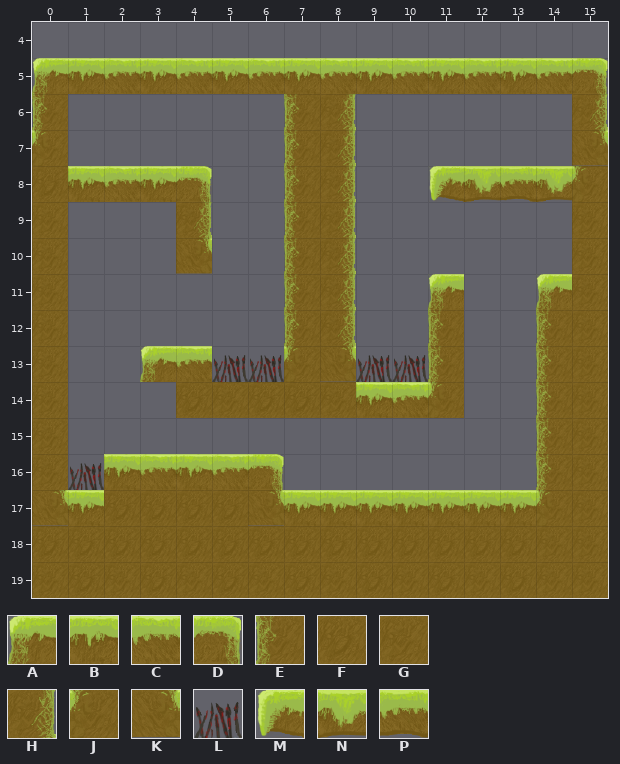
An edit to a level. Tiled map, android/assets/level4.tmx. The first picture shows the starting point.
Cells are 60x60 px. Shown: x 0..15, y 4..19. The old version is drawn lined up with the new one.
Key: from "TileSet": A 2, B 3, C 4, D 5, E 9, F 10, G 11, H 12, J 16, K 19, L 36, M 42, N 43, P 44.
_ is an empty cell.
Layer "Block" before, first column x 0:
 4 ________________
 5 ABCBCBCBCBCBCBCD
 6 E______EH______H
 7 J______EH______K
 8 FBCBD__EH__MNPNJ
 9 G___H__EH______G
10 G___K__EH______G
11 G______EH__A__AG
12 G______EH__E__EG
13 G__ACLLJKLLE__EG
14 G___FGFFGBCJ__EG
15 G_____________EG
16 GLBCBCD_______EG
17 KBFFFFKBBBBBBBJG
18 FFFFFFFFFFFFFFGG
19 GFGFGFGFGFGFGFGG
Now the later version:
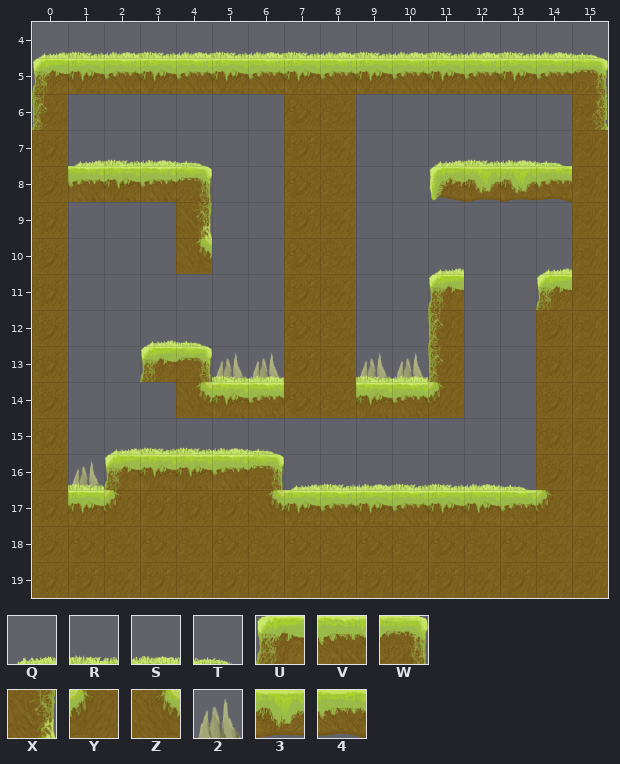
Further tiles: from "Tiles": Q 2, R 3, S 4, T 5, U 9, V 11, W 12, X 24, Y 30, Z 31, 2 36, 3 43, 4 44.
Tiles of an added or newly shown layer are drawn over the layers below it.
Diff:
map size 16x16 -> 60x20 cells (old content now starts at 0,4; both pictures use the new coordinates)
Layer "Block":
y 5: x 15 D -> W
y 6: x 7..8 EH -> FG
y 7: x 0 J -> F; x 7..8 EH -> FG; x 15 K -> G
y 8: x 1..4 BCBD -> VBVW; x 7..8 EH -> FG; x 13..15 PNJ -> 34G
y 9: x 4 H -> X; x 7..8 EH -> FG
y 10: x 4 K -> Z; x 7..8 EH -> FG
y 11: x 7..8 EH -> FG
y 12: x 7..8 EH -> FG; x 14 E -> F
y 13: x 4..10 CLLJKLL -> W22FG22; x 14 E -> F
y 14: x 4..6 FGF -> ZBV; x 11 J -> Y; x 14 E -> F
y 15: x 14 E -> F
y 16: x 1..3 LBC -> 2UB; x 6 D -> W; x 14 E -> F
y 17: x 0 K -> F; x 2 F -> Y; x 6 K -> Z; x 8 B -> V; x 10 B -> V; x 13..14 BJ -> VY
Layer "grass" (added):
y 4: x 0..15 ________________ -> QRSRSRSRSRSRSRST
y 7: x 1..4 ____ -> QRST; x 11..14 ____ -> QRST
y 10: x 11 _ -> Q; x 14 _ -> Q
y 12: x 3..4 __ -> QT
y 13: x 5..6 __ -> RS; x 9..10 __ -> RS
y 15: x 2..6 _____ -> QRRST
y 16: x 1 _ -> R; x 7..13 _______ -> QRSRRST
Pixel boxes of the changes (left, top, right, bottom) in both pictures:
changed: (36, 51, 608, 70)
changed: (32, 94, 608, 526)
